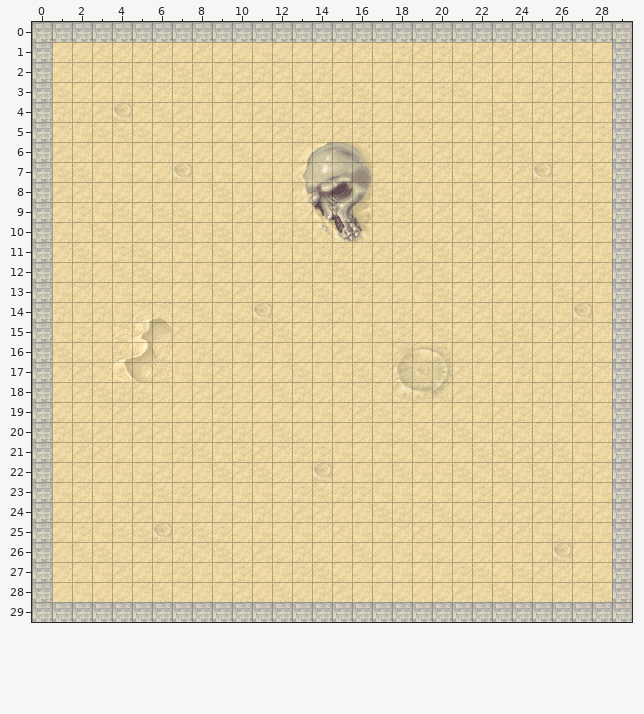
Tiled map: data/maps/desert.tmx. This is how it looked before the edit.
Cells are 32x32 px. Shown: x 0..29, y 0..29.
Once edited:
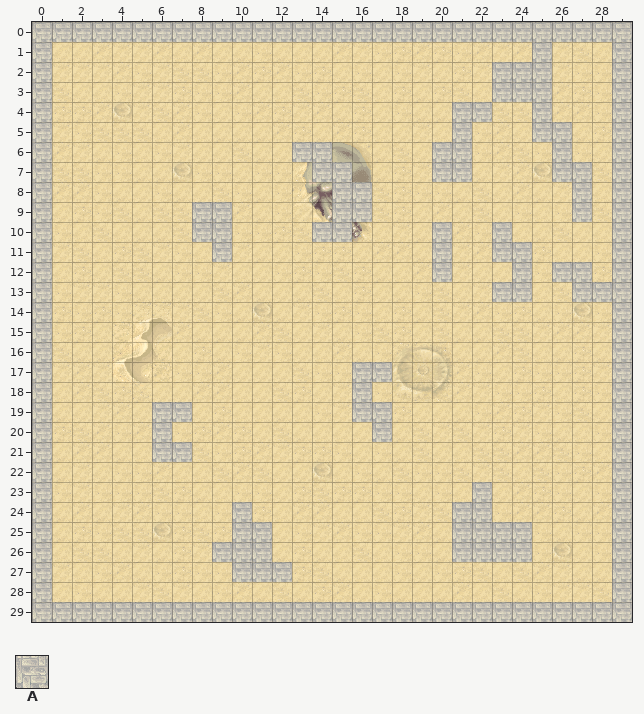
Key: from "ground_tiles": A 67.
_ is an empty cell.
Change:
Layer "collision":
Tile A is added in row 1 at x 25; in rows 2 to 3 at x 23 to 25; in row 4 at x 21 to 22 and 25; in row 5 at x 21 and 25 to 26; in row 6 at x 13 to 14, 20 to 21 and 26; in row 7 at x 14 to 15, 20 to 21 and 26 to 27.
Tile A is added in row 8 at x 15 to 16 and 27; in row 9 at x 8 to 9, 15 to 16 and 27; in row 10 at x 8 to 9, 14 to 15, 20 and 23; in row 11 at x 9, 20 and 23 to 24; in row 12 at x 20, 24 and 26 to 27; in row 13 at x 23 to 24 and 27 to 28.
Tile A is added in row 17 at x 16 to 17; in row 18 at x 16; in row 19 at x 6 to 7 and 16 to 17; in row 20 at x 6 and 17; in row 21 at x 6 to 7; in row 23 at x 22.
Tile A is added in row 24 at x 10 and 21 to 22; in row 25 at x 10 to 11 and 21 to 24; in row 26 at x 9 to 11 and 21 to 24; in row 27 at x 10 to 12.
